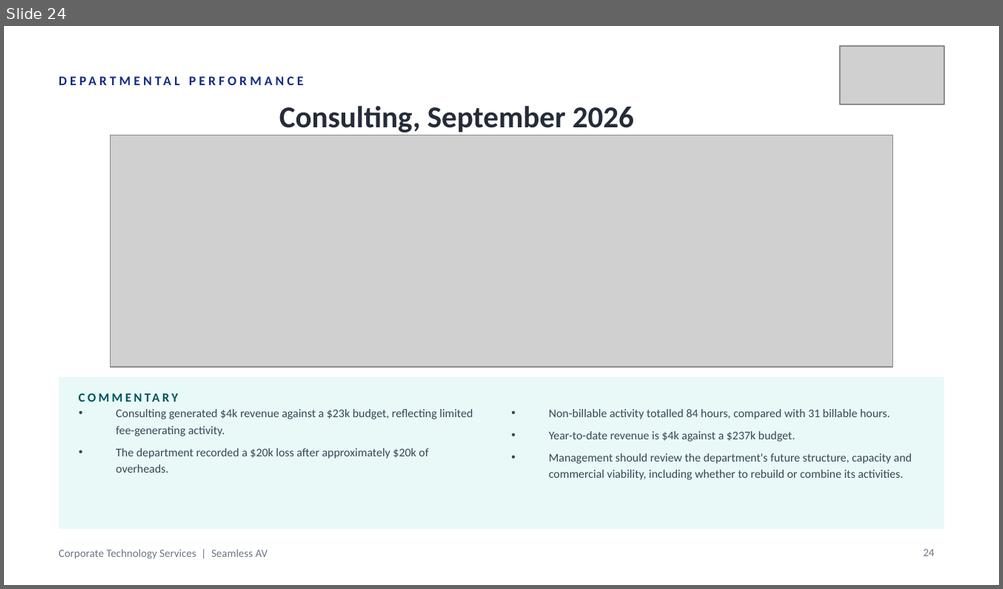
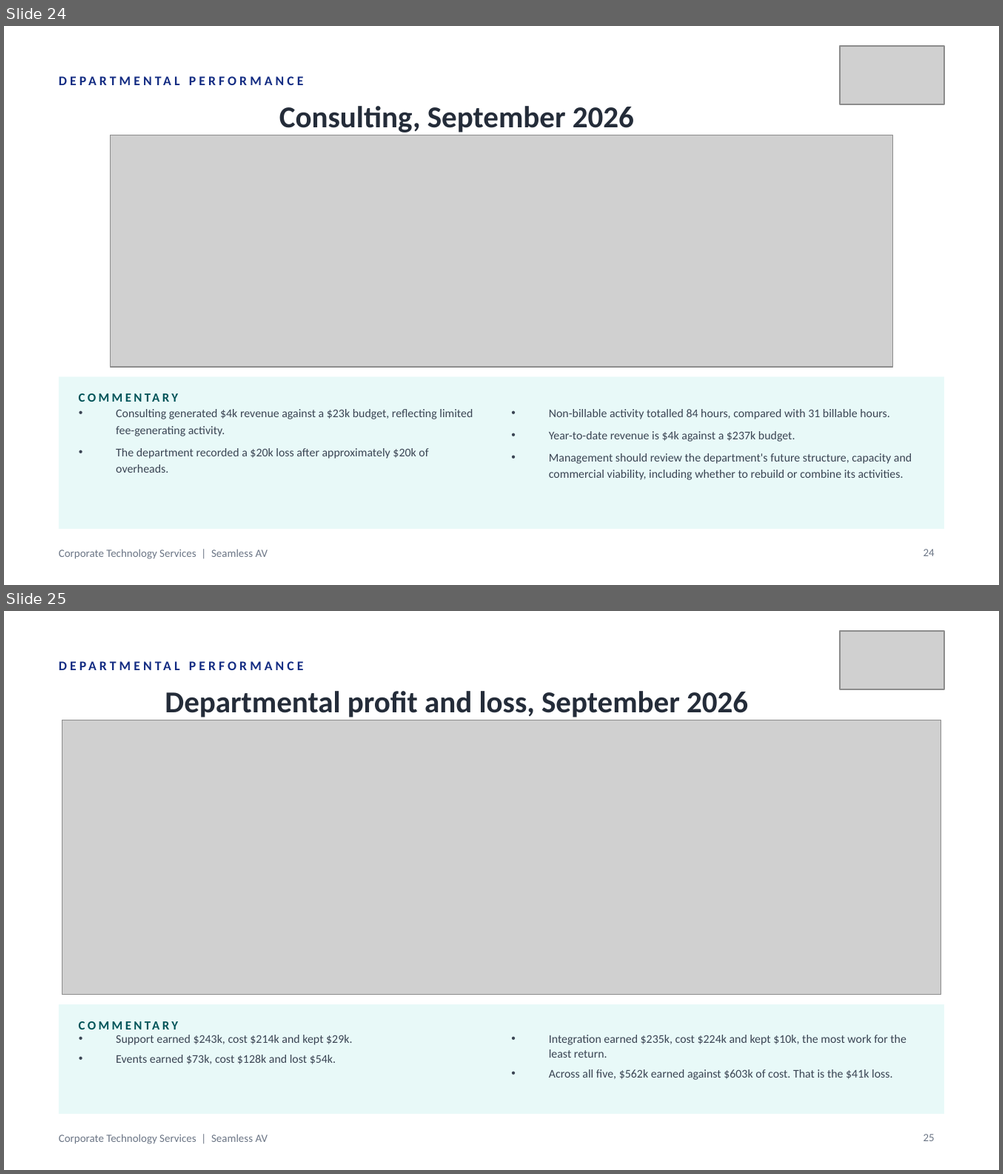
Before and after one commit to WesleyNelson-O33/Claude, a slide deck: deck/CTS Monthly Business Review - 30092026.pptx. Shown one above the other, each under a label of ours: slide 24 before the commit, slides 24 and 25 after it. The pictures are 1003x589 and 1003x1174 pixels, drawn with LibreOffice and Linux fonts; fonts in the diff are those of the drawing; grey boxes stand for pictures. Boxes give left, top, right and bottom in pixels: in the first picture for what was removed or moved away, otherwise in the second. Text is boxed around its words. In the diff, an @@ line names an element or a change of style, - is before the commit and + after.

```diff
--- a/deck/CTS Monthly Business Review - 30092026.pptx
+++ b/deck/CTS Monthly Business Review - 30092026.pptx
@@ slide 25 added at (4,611,999,1170), background #FFFFFF; not listed: 1 template element that a slide beside it also shows @@
@@ picture added at (839,631,944,689) @@
@@ text added at (59,651,755,681), 9.5 pt, text #122B82, bold @@
+DEPARTMENTAL PERFORMANCE
@@ text added at (165,691,748,718), 22 pt, text #242C39, bold @@
+Departmental profit and loss, September 2026
@@ picture added at (62,721,941,995) @@
@@ rectangle added at (59,1005,944,1114), fill #E8F9F8 @@
@@ text added at (79,1013,377,1038), 9 pt, text #005358, bold @@
+COMMENTARY
@@ text added at (116,1035,352,1065), 8.5 pt, text #3A4453 @@
+• Support earned $243k, cost $214k and kept $29k.
+• Events earned $73k, cost $128k and lost $54k.
@@ text added at (549,1035,906,1080), 8.5 pt, text #3A4453 @@
+• Integration earned $235k, cost $224k and kept $10k, the most work for the least return.
+• Across all five, $562k earned against $603k of cost. That is the $41k loss.
@@ page number added at (923,1134,934,1142), 8 pt, text #6B7585 @@
+25
```
Also in this commit, not shown: 2 slides changed, 13 other files.
